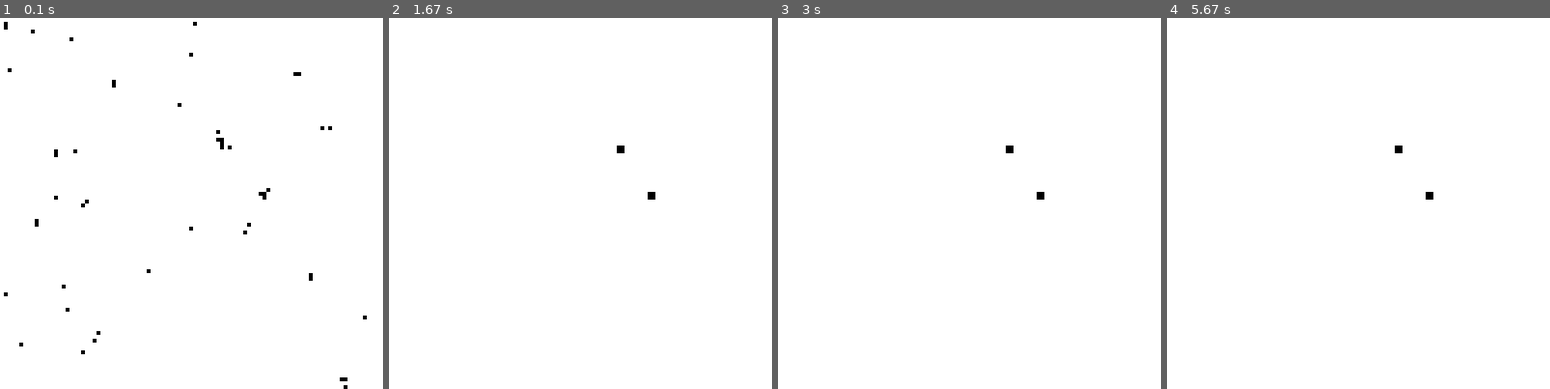
Above: before the commit, frames 1-4 (left to right).
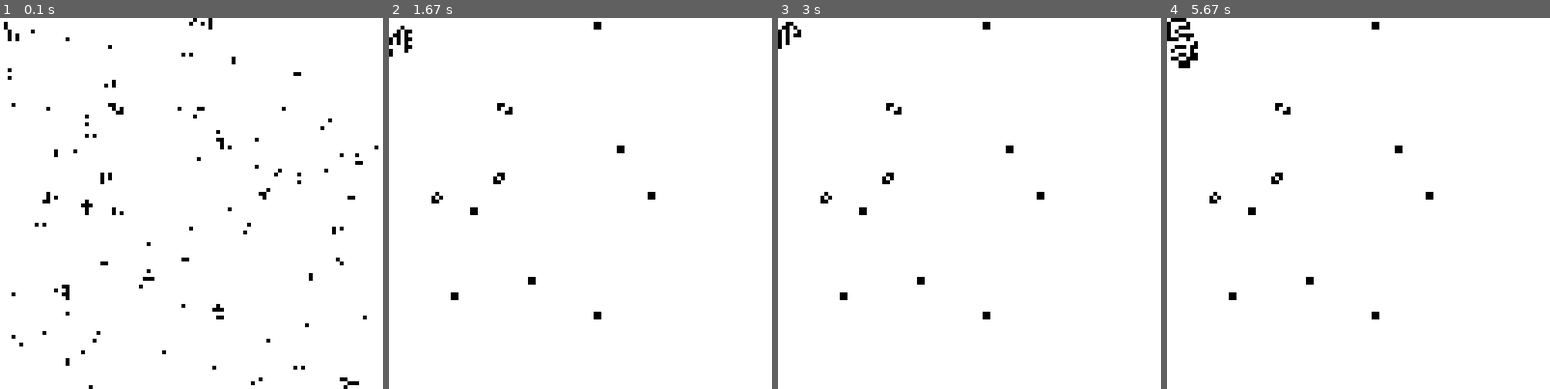
Above: after the commit, the same moments.

Repository: tuikkuanttila/pygame-of-life
Game: pygame game, started from gameoflife.py
The game is run twice, just before and just after one commit, with the same random seed, the same clock (stepped at 60 frames per second) and the same inputs.
Inputs:
- Up to frame 1 (0.1 s): no input
- Up to frame 2 (1.67 s): no input
- Up to frame 3 (3 s): no input
- Up to frame 4 (5.67 s): no input

The runs differ from the first frame. In frame 1, 1.3% of the frame differs, in the area x 1-99%, y 0-100%; in frame 2, 0.6%; in frame 3, 0.6%; in frame 4, 0.9%.

Commit message:
Larger initial generation

Diff:
--- a/gameoflife.py
+++ b/gameoflife.py
@@ -1,6 +1,5 @@
 '''
 Game of Life
-Homework for 2nd PyLadies Helsinki Meetup
 
 '''
 
@@ -10,7 +9,7 @@
 
 ROWS = 100
 COLUMNS = 100
-START_POPULATION = 500
+START_POPULATION = 800
 
 def get_neighbours(row,column,current_gen):
     '''
